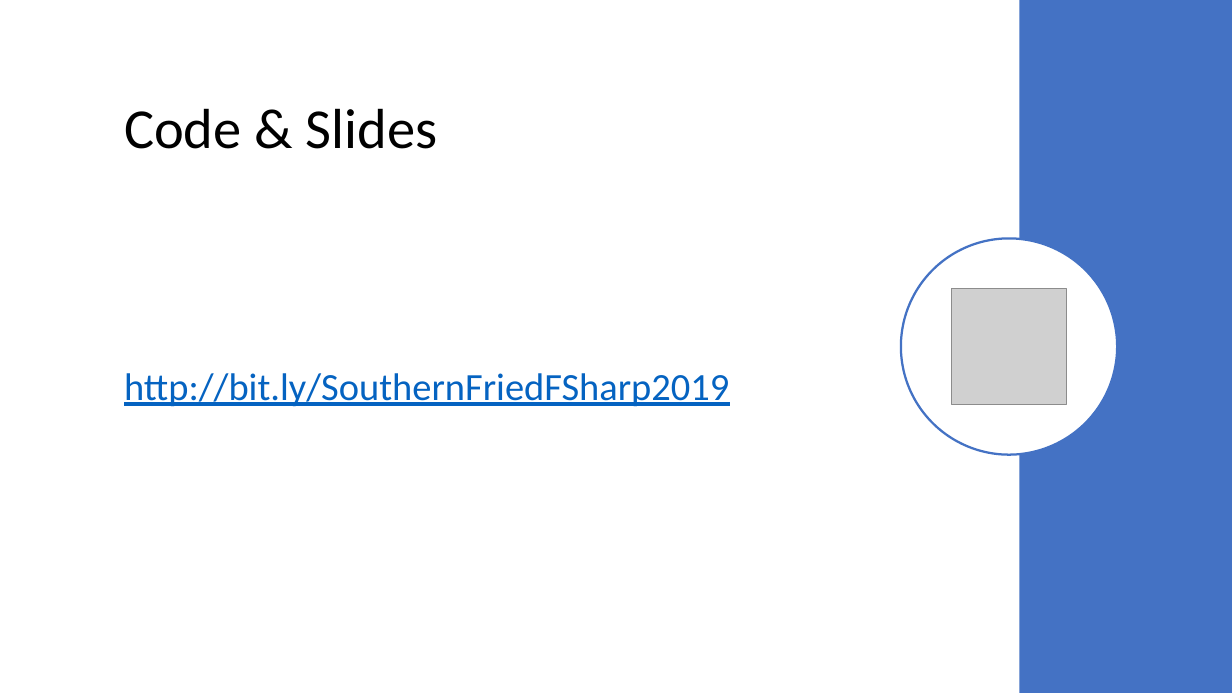
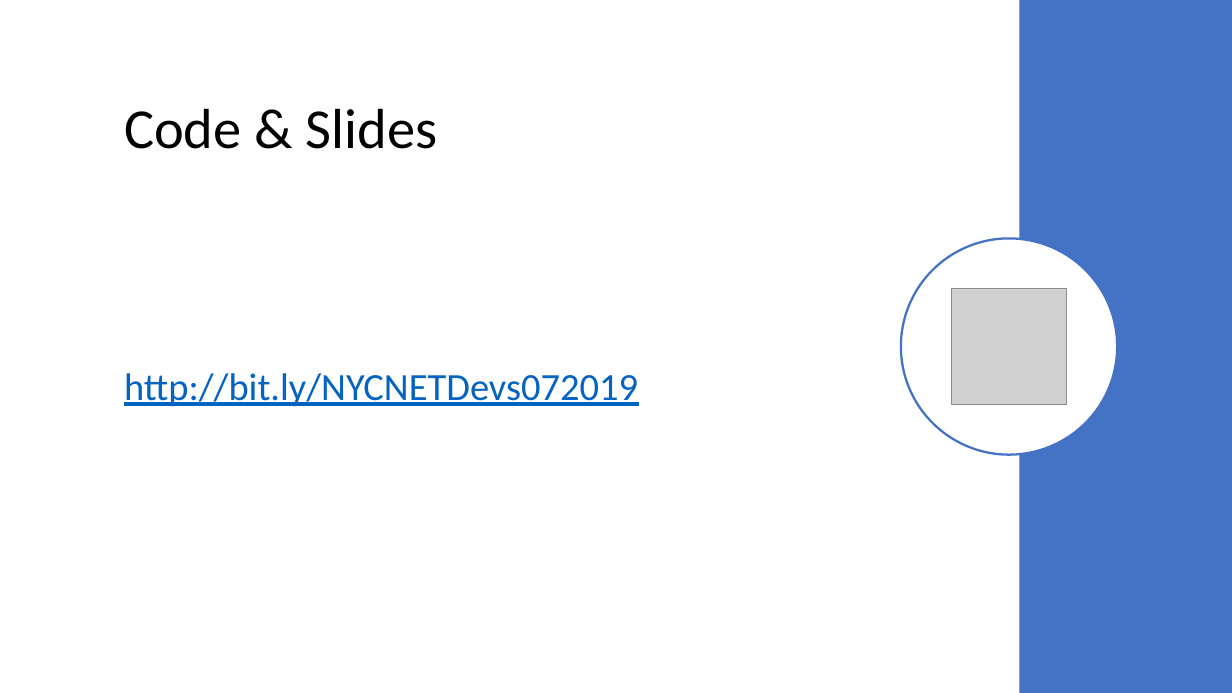
Before and after one commit to lqdev/Presentations, a slide deck: slide 3 of NYCNETDevs072019/slides/InteractiveProgrammingFSharp.pptx. Drawn at 1232x693 pixels with LibreOffice and Linux fonts; fonts in the diff are those of the drawing; grey boxes stand for pictures. Boxes give left, top, right and bottom in pixels: in the first picture for what was removed or moved away, otherwise in the second. Text is boxed around its words. In the diff, an @@ line names an element or a change of style, - is before the commit and + after.

```diff
--- a/NYCNETDevs072019/slides/InteractiveProgrammingFSharp.pptx
+++ b/NYCNETDevs072019/slides/InteractiveProgrammingFSharp.pptx
@@ text at box(124, 373, 638, 407): text changed @@
-http://bit.ly/SouthernFriedFSharp2019
+http://bit.ly/NYCNETDevs072019
```
Also in this commit, not shown: 4 other slides changed, 18 other files.
